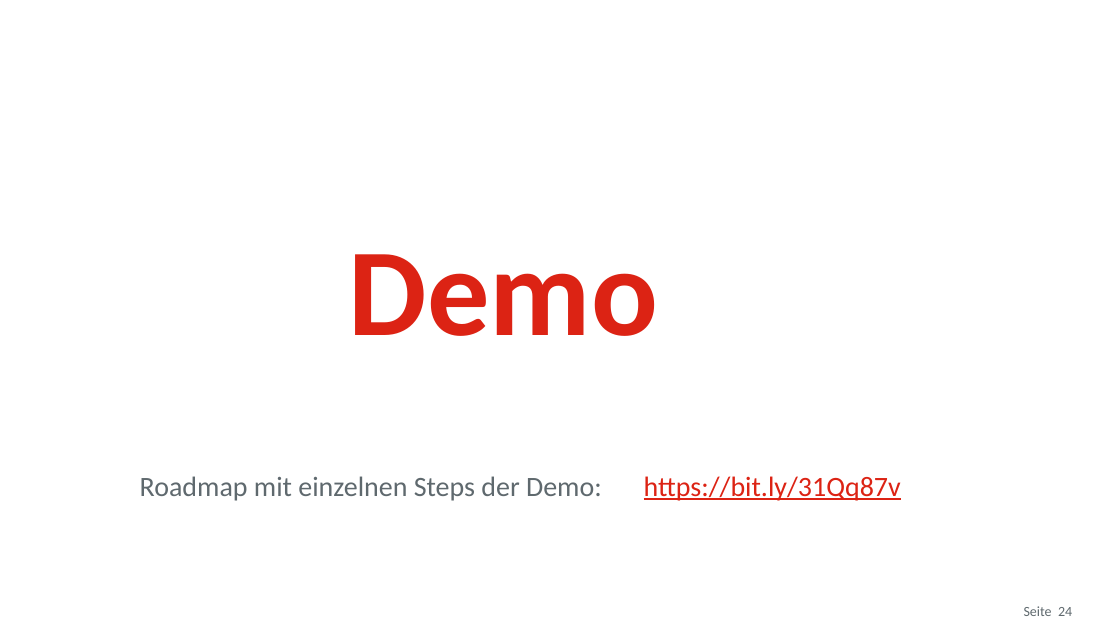
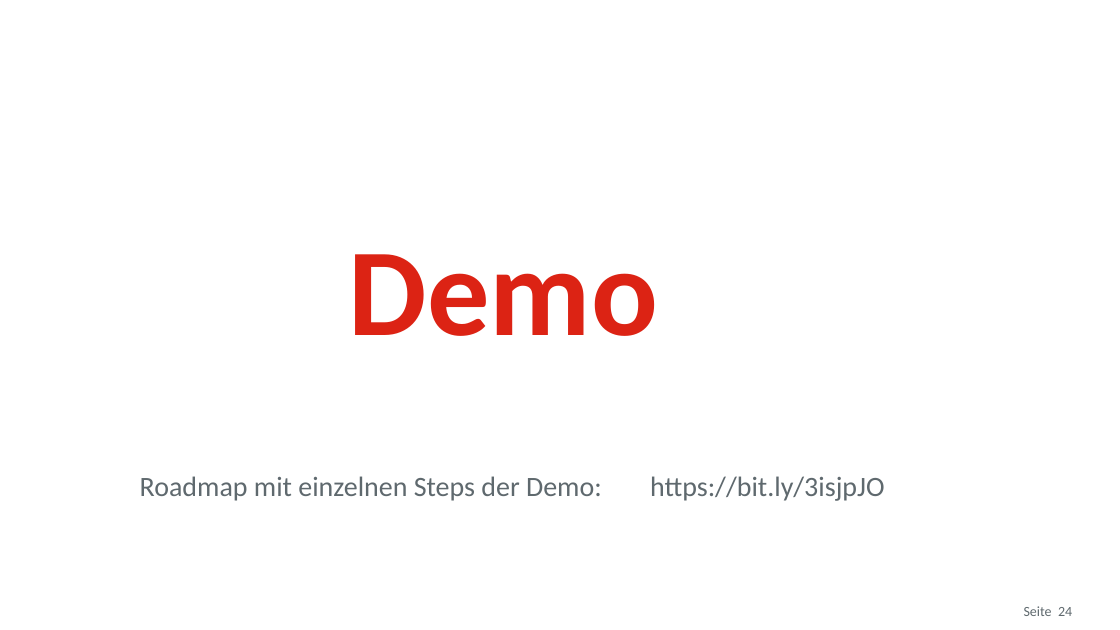
Before and after one commit to osp-ottogroup/movex-cdc, a slide deck: slide 24 of doc/2021-06_TriXX_OSP.pptx. Drawn at 1120x630 pixels with LibreOffice and Linux fonts; fonts in the diff are those of the drawing; background and template pictures are left out. Boxes give left, top, right and bottom in pixels: in the first picture for what was removed or moved away, otherwise in the second. Text is boxed around its words. In the diff, an @@ line names an element or a change of style, - is before the commit and + after.

```diff
--- a/doc/2021-06_TriXX_OSP.pptx
+++ b/doc/2021-06_TriXX_OSP.pptx
@@ text at [140,476,885,501]: text changed @@
-Roadmap mit einzelnen Steps der Demo: https://bit.ly/31Qq87v
+Roadmap mit einzelnen Steps der Demo: https://bit.ly/3isjpJO
```
Also in this commit, not shown: 4 other slides changed.
